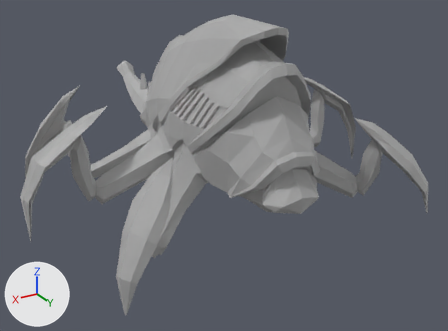
Two versions of the FBX model Assets/_Project/Characters/Enemies/Bug Enemies/Bugs FBX/Spitter Enemy.FBX, one commit apart.
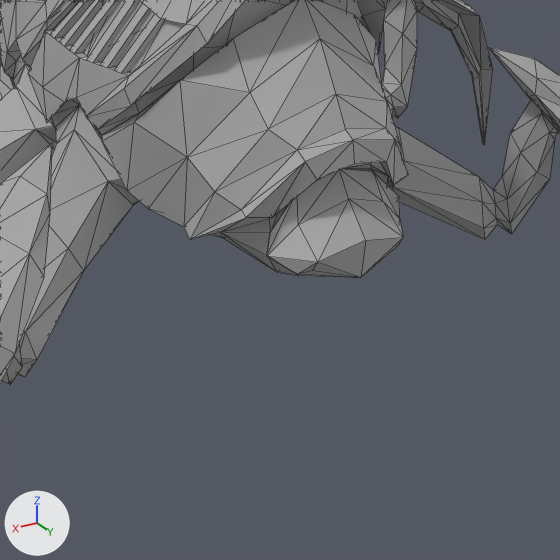
Each version appears first whole from a 50 mm camera at (2.85, 4.8, 2.77) aimed at (-0.09, -0.1, 0.32), and next in a close-up on the part from 34% to 86% of the width and 30% to 100% of the height. The axes (+X, +Y, +Z) are drawn at lower left. The lights are the same throughout. The close-ups show mesh edges as thin lines. Where no turn or scale is listed for an object, it has been applied to the vertices. Vertices at the same position are counted once.

In view in the first close-up: 'Polygonal Metalon'.
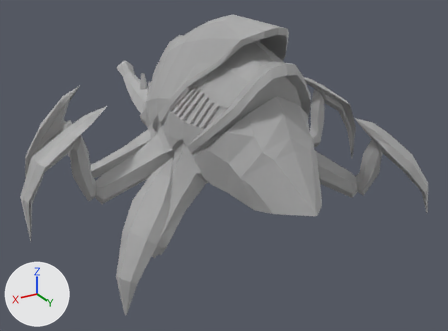
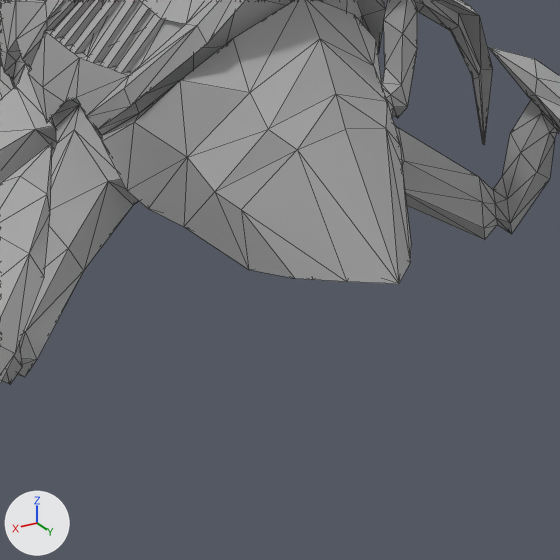
The change, as a list of edits to the scene's bpy script:
```text
Change me_mesh:
    where me_mesh.from_pydata(...)  # 1420 vertices, 2608 faces; spans x -1.87..1.87, y -2.39..1.29, z 0.0..1.86
    used by ob_polygonal_metalon; location = (0.0, 0.0, 0.0)
    me_mesh part 1
    me_mesh.vertices[77].co: (-0.33, 0.92, 0.52) -> (-0.24, 1.09, 0.43)
    me_mesh.vertices[174].co: (-0.44, 0.88, 0.5) -> (-0.31, 1.06, 0.43)  # pixel (391, 186) -> not seen
    me_mesh.vertices[175].co: (-0.19, 1.18, 0.85) -> (-0.13, 1.37, 0.48)  # pixel (394, 139) -> pixel (410, 262)
    me_mesh.vertices[176].co: (-0.14, 1.2, 0.78) -> (-0.1, 1.35, 0.51)  # pixel (386, 162) -> not seen
    me_mesh.vertices[177].co: (-0.26, 1.11, 0.63) -> (-0.18, 1.25, 0.44)  # pixel (393, 185) -> not seen
    me_mesh.vertices[178].co: (-0.34, 1.08, 0.64) -> (-0.25, 1.23, 0.46)  # pixel (408, 174) -> pixel (411, 244)
    me_mesh.vertices[600].co: (0.0, 1.21, 0.81) -> (0.0, 1.37, 0.52)  # pixel (354, 163) -> not seen
    me_mesh.vertices[676].co: (0.33, 0.92, 0.52) -> (0.24, 1.09, 0.43)  # pixel (220, 232) -> not seen
    me_mesh.vertices[792].co: (0.44, 0.88, 0.5) -> (0.31, 1.06, 0.43)  # pixel (189, 239) -> pixel (248, 269)
    me_mesh.vertices[905].co: (0.0, 1.2, 0.89) -> (0.0, 1.47, 0.48)  # pixel (353, 140) -> pixel (398, 283)
    me_mesh.vertices[906].co: (0.14, 1.2, 0.78) -> (0.1, 1.35, 0.51)  # pixel (317, 179) -> not seen
    me_mesh.vertices[907].co: (0.19, 1.18, 0.85) -> (0.13, 1.37, 0.48)  # pixel (305, 161) -> pixel (346, 281)
    me_mesh.vertices[908].co: (0.26, 1.11, 0.63) -> (0.18, 1.25, 0.44)  # pixel (272, 217) -> pixel (312, 279)
    me_mesh.vertices[909].co: (0.34, 1.08, 0.64) -> (0.25, 1.23, 0.46)  # pixel (245, 217) -> pixel (295, 278)
```

What differs and where, as boxes (x1, y1, x2, y2) in the close-ups (560 x 560 px; the box of a moved part takes in the faces that stretch with it):
part 1 of me_mesh, moved or reshaped: before (184, 128, 408, 272); after (184, 128, 411, 284)
